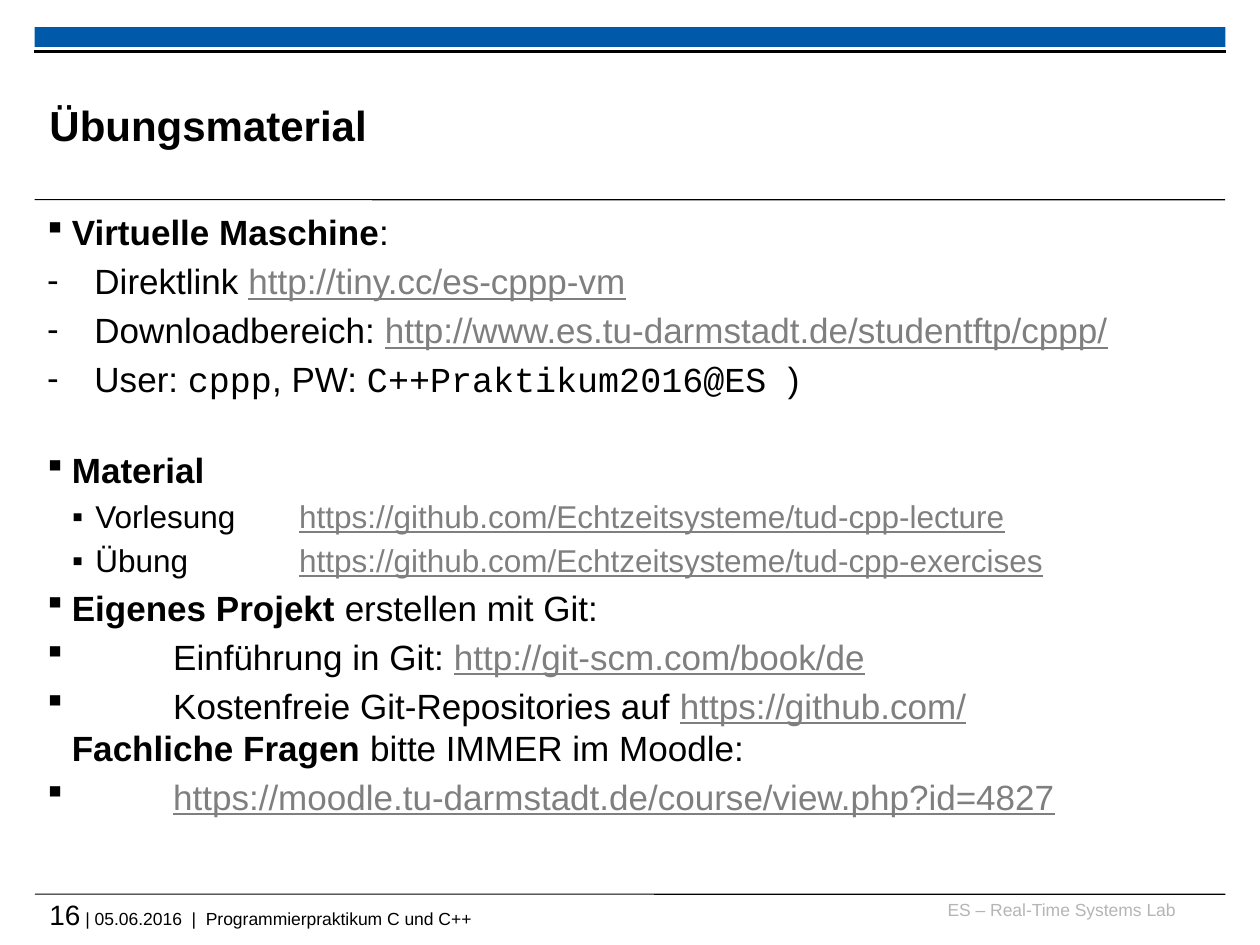
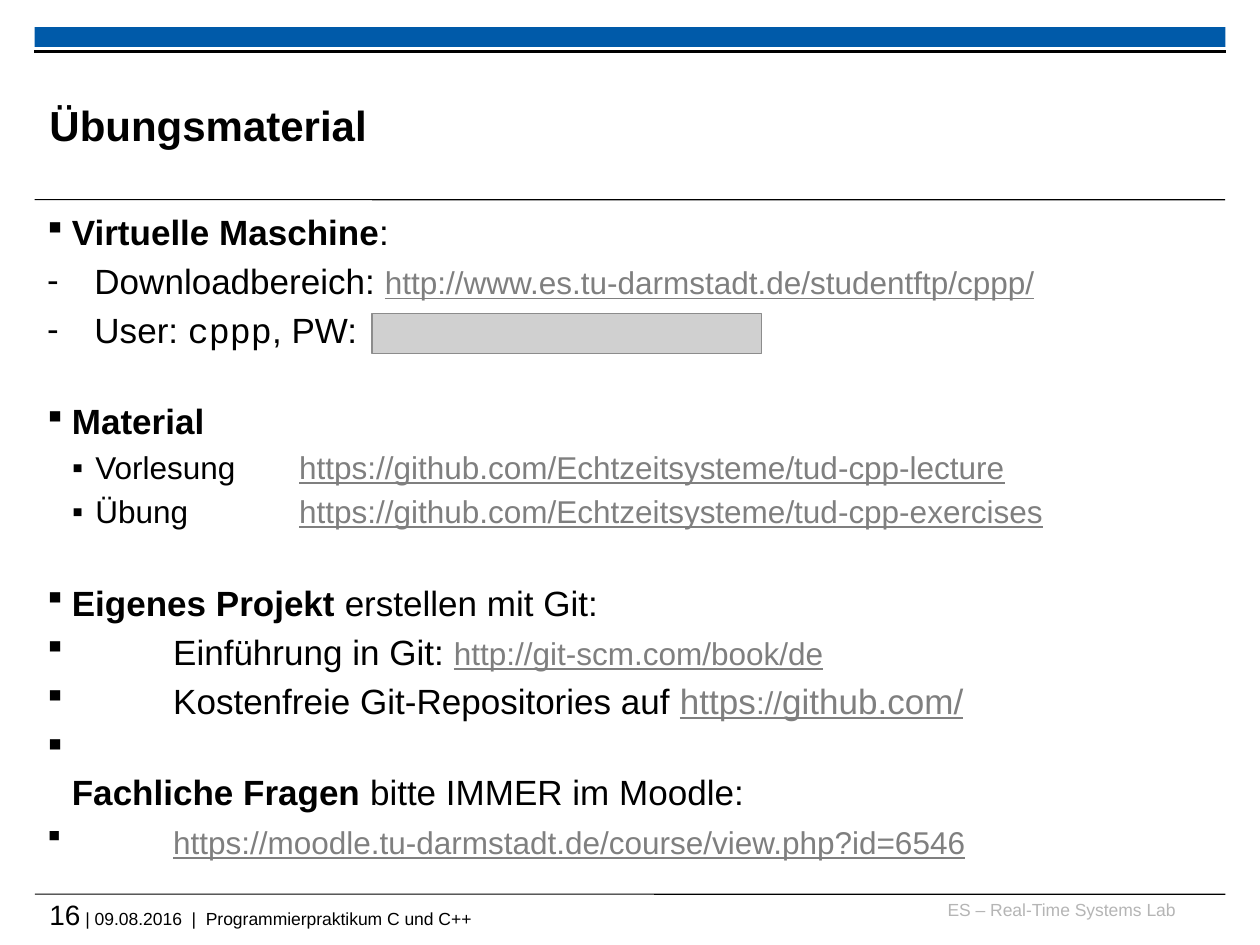
Before and after one commit to h82k/tud-cppp, a slide deck: slide 16 of cppp_lecture.pptx. Drawn at 1260x945 pixels with LibreOffice and Linux fonts; fonts in the diff are those of the drawing; grey boxes stand for pictures; background and template pictures are left out. Boxes give left, top, right and bottom in pixels: in the first picture for what was removed or moved away, otherwise in the second. Text is boxed around its words. In the diff, an @@ line names an element or a change of style, - is before the commit and + after.

```diff
--- a/cppp_lecture.pptx
+++ b/cppp_lecture.pptx
@@ text at (94,268,625,301): paragraph removed @@
-– Direktlink http://tiny.cc/es-cppp-vm
@@ text at (94,268,1034,672): size 20 to 18 pt in "http://www.es.tu-darmstadt.de/studentftp/cppp/", "http://git-scm.com/book/de" @@
@@ text at (94,319,358,351): text changed; font Courier New to Arial @@
-– User: cppp, PW: C++Praktikum2016@ES )
+– User: cppp, PW:
@@ picture added at (372,314,761,353) @@
@@ text at (72,688,965,860): text changed @@
-Kostenfreie Git-Repositories auf https://github.com/
-Fachliche Fragen bitte IMMER im Moodle:
-https://moodle.tu-darmstadt.de/course/view.php?id=4827
+Kostenfreie Git-Repositories auf https://github.com/
+Fachliche Fragen bitte IMMER im Moodle:
+https://moodle.tu-darmstadt.de/course/view.php?id=6546
@@ text at (49,905,471,929): text changed @@
-16 | 05.06.2016 | Programmierpraktikum C und C++
+16 | 09.08.2016 | Programmierpraktikum C und C++
```
Also in this commit, not shown: 58 other slides changed, 1 slide added, 2 slides removed.
